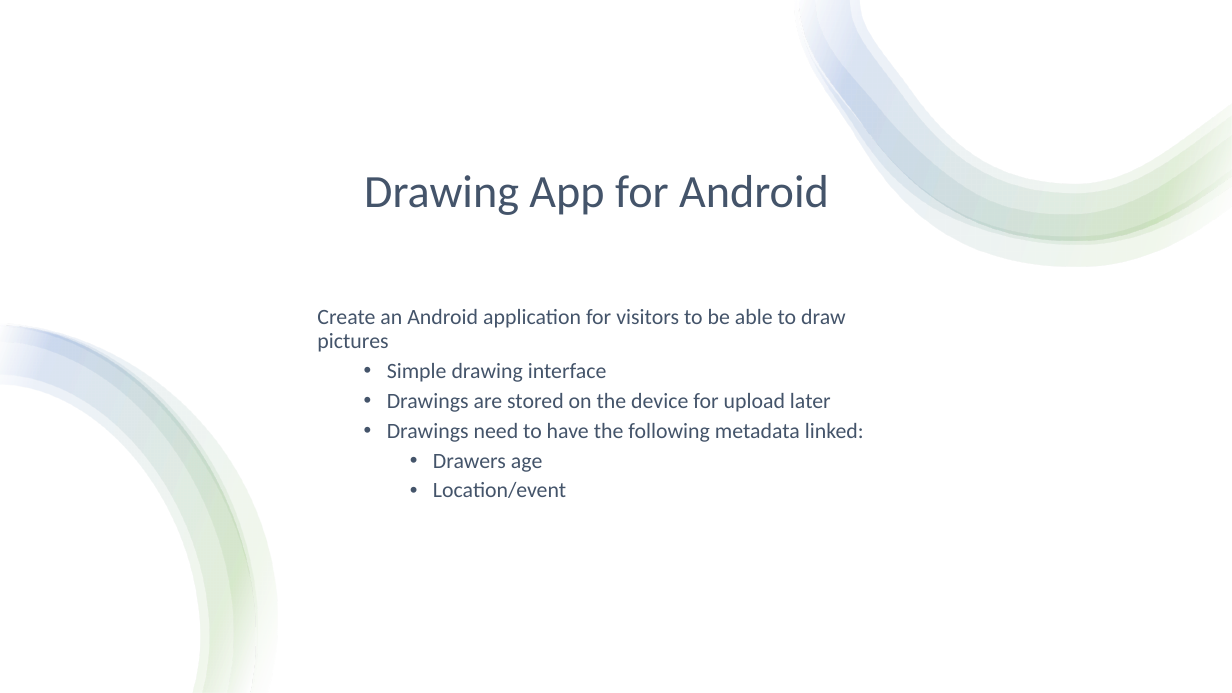
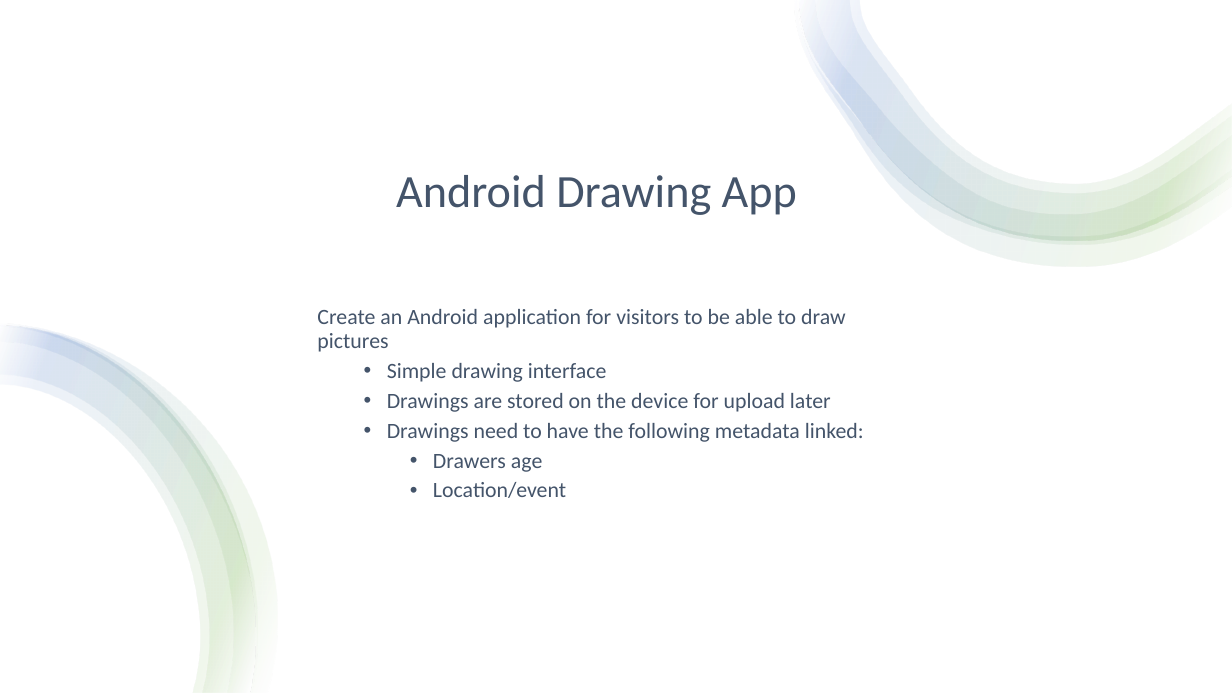
Before and after one commit to jgalminas/nma, a slide deck: slide 11 of Project Docs/National Marine Aquarium.pptx. Drawn at 1232x693 pixels with LibreOffice and Linux fonts; fonts in the diff are those of the drawing. Boxes give left, top, right and bottom in pixels: in the first picture for what was removed or moved away, otherwise in the second. Text is boxed around its words. In the diff, an @@ line names an element or a change of style, - is before the commit and + after.

```diff
--- a/Project Docs/National Marine Aquarium.pptx
+++ b/Project Docs/National Marine Aquarium.pptx
@@ title at [396, 175, 797, 215]: text changed @@
-Drawing App for Android
+Android Drawing App
```
Also in this commit, not shown: 8 other slides changed.
